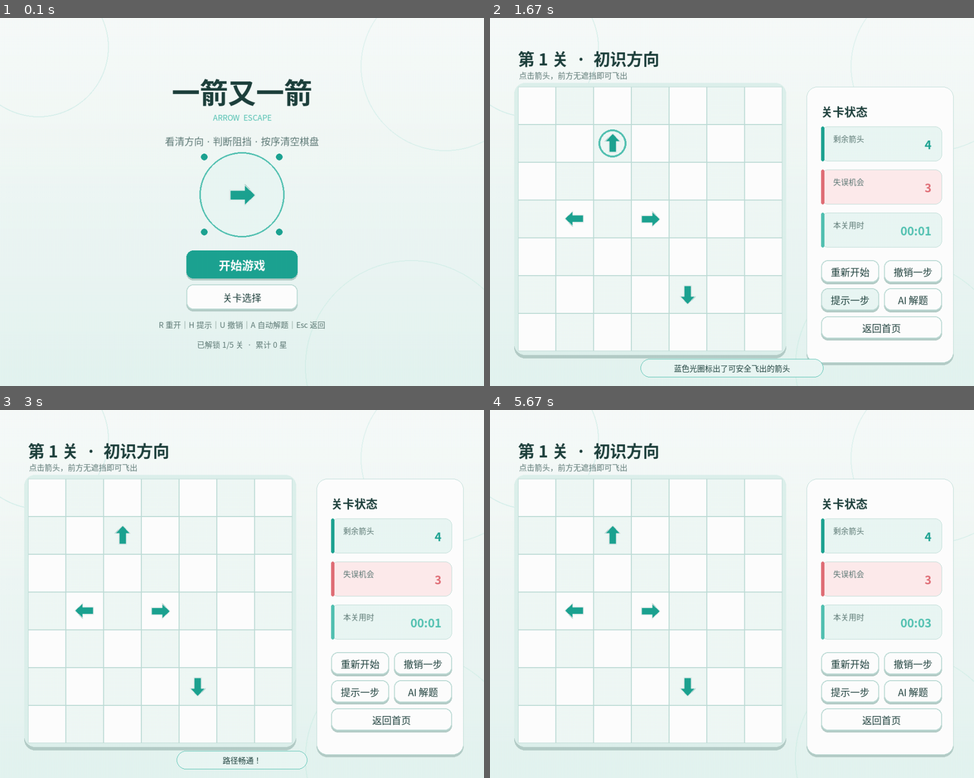
Above: before the commit, frames 1-4 (two rows, left to right).
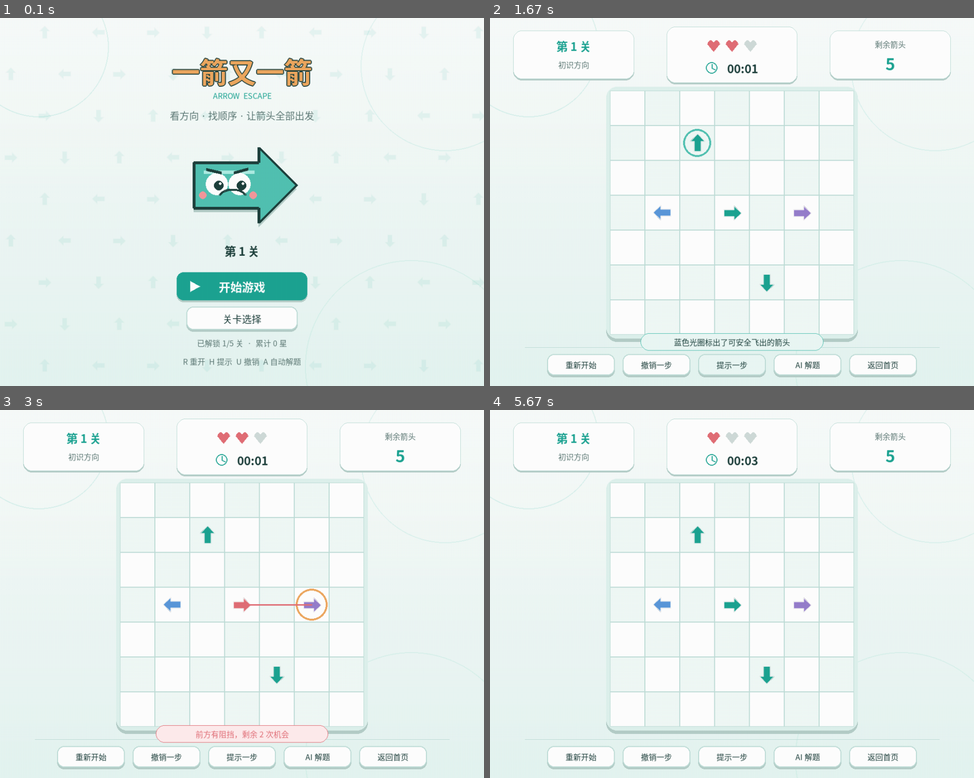
Above: after the commit, the same moments.

Repository: Sqarxx/arrow-escape-pygame
Game: pygame game, started from main.py
The game is run twice, just before and just after one commit, with the same random seed, the same clock (stepped at 60 frames per second) and the same inputs.
Inputs (mouse positions are in pixels of both pictures, inside the frame that each line leads up to):
- Up to frame 1 (0.1 s): no input
- Up to frame 2 (1.67 s): click "开始游戏" at 0.38 s; click (732, 227) at 0.72 s; click (581, 146) at 1.05 s; click "提示一步" at 1.38 s
- Up to frame 3 (3 s): click "AI 解题" at 1.72 s; click (217, 689) at 2.05 s; tap U at 2.33 s; click (242, 605) at 2.72 s
- Up to frame 4 (5.67 s): click (857, 560) at 3.05 s; click (833, 527) at 3.88 s; click (732, 605) at 4.22 s; click (615, 656) at 4.55 s; click (625, 564) at 5.38 s

The runs differ from the first frame. In frame 1, 9.8% of the frame differs, in the area x 32-68%, y 10-95%; in frame 2, 14%; in frame 3, 14%; in frame 4, 15%, in the area x 4-96%, y 2-98%.

Commit message:
style: 重构封面与游戏HUD布局

Diff:
--- a/arrow_game/app.py
+++ b/arrow_game/app.py
@@ -17,9 +17,9 @@
 WINDOW_WIDTH = 1000
 WINDOW_HEIGHT = 760
 FPS = 60
-BOARD_LEFT = 58
-BOARD_TOP = 142
-CELL_SIZE = 78
+BOARD_LEFT = 248
+BOARD_TOP = 150
+CELL_SIZE = 72
 
 BG_TOP = (249, 252, 251)
 BG_BOTTOM = (229, 245, 241)
@@ -37,6 +37,14 @@
 SOFT_TEAL = (234, 248, 245)
 SOFT_RED = (255, 235, 237)
 SHADOW = (180, 205, 200)
+ARROW_COLORS = (
+    (30, 164, 147),
+    (225, 111, 119),
+    (91, 153, 219),
+    (239, 168, 96),
+    (151, 126, 205),
+    (105, 183, 116),
+)
 LEVEL_TIME_TARGETS = (25, 32, 40, 48, 60)
 
 
@@ -217,13 +225,13 @@
         self.font_body = make_font(20)
         self.font_small = make_font(16)
 
-        self.start_button = Button(pygame.Rect(385, 480, 230, 58), "开始游戏")
-        self.select_button = Button(pygame.Rect(385, 550, 230, 52), "关卡选择", False)
-        self.restart_button = Button(pygame.Rect(684, 500, 120, 46), "重新开始", False)
-        self.undo_button = Button(pygame.Rect(814, 500, 120, 46), "撤销一步", False)
-        self.hint_button = Button(pygame.Rect(684, 558, 120, 46), "提示一步", False)
-        self.auto_button = Button(pygame.Rect(814, 558, 120, 46), "AI 解题", False)
-        self.home_button = Button(pygame.Rect(684, 616, 250, 46), "返回首页", False)
+        self.start_button = Button(pygame.Rect(365, 525, 270, 58), "开始游戏")
+        self.select_button = Button(pygame.Rect(385, 596, 230, 48), "关卡选择", False)
+        self.restart_button = Button(pygame.Rect(118, 694, 140, 44), "重新开始", False)
+        self.undo_button = Button(pygame.Rect(274, 694, 140, 44), "撤销一步", False)
+        self.hint_button = Button(pygame.Rect(430, 694, 140, 44), "提示一步", False)
+        self.auto_button = Button(pygame.Rect(586, 694, 140, 44), "AI 解题", False)
+        self.home_button = Button(pygame.Rect(742, 694, 140, 44), "返回首页", False)
         self.select_home_button = Button(pygame.Rect(375, 642, 250, 50), "返回首页", False)
         self.result_primary = Button(pygame.Rect(362, 510, 276, 56), "下一关")
         self.result_secondary = Button(pygame.Rect(362, 580, 276, 50), "重玩本关", False)
@@ -585,49 +593,67 @@
 
     def draw_start_screen(self) -> None:
         mouse = pygame.mouse.get_pos()
-        draw_text(self.screen, "一箭又一箭", self.font_xl, INK, (500, 150), "center")
+        self.draw_arrow_pattern()
+        self.draw_outlined_text(
+            "一箭又一箭",
+            self.font_xl,
+            ORANGE,
+            INK,
+            (500, 108),
+            2,
+        )
         draw_text(
             self.screen,
             "ARROW  ESCAPE",
             self.font_small,
-            CYAN,
-            (500, 205),
-            "center",
-        )
-        draw_text(
-            self.screen,
-            "看清方向 · 判断阻挡 · 按序清空棋盘",
+            BLUE,
+            (500, 160),
+            "center",
+        )
+        draw_text(
+            self.screen,
+            "看方向 · 找顺序 · 让箭头全部出发",
             self.font_body,
             MUTED,
-            (500, 253),
-            "center",
-        )
-        self.draw_logo((500, 365))
+            (500, 200),
+            "center",
+        )
+        self.draw_mascot((500, 345))
         self.start_button.text = (
             "继续游戏" if self.progress.unlocked_level > 0 else "开始游戏"
         )
+        draw_text(
+            self.screen,
+            f"第 {self.progress.unlocked_level + 1} 关",
+            self.font_md,
+            INK,
+            (500, 480),
+            "center",
+        )
         self.start_button.draw(self.screen, self.font_md, mouse)
+        self.draw_play_triangle((401, 554))
         self.select_button.draw(self.screen, self.font_body, mouse)
-        draw_text(
-            self.screen,
-            "R 重开｜H 提示｜U 撤销｜A 自动解题｜Esc 返回",
-            self.font_small,
-            MUTED,
-            (500, 633),
-            "center",
-        )
         total_stars = sum(record.stars for record in self.progress.records.values())
         draw_text(
             self.screen,
             f"已解锁 {self.progress.unlocked_level + 1}/{len(LEVELS)} 关  ·  累计 {total_stars} 星",
             self.font_small,
             MUTED,
-            (500, 674),
+            (500, 671),
+            "center",
+        )
+        draw_text(
+            self.screen,
+            "R 重开  H 提示  U 撤销  A 自动解题",
+            self.font_small,
+            MUTED,
+            (500, 709),
             "center",
         )
 
     def draw_level_select_screen(self) -> None:
         mouse = pygame.mouse.get_pos()
+        self.draw_arrow_pattern()
         draw_text(self.screen, "选择关卡", self.font_xl, INK, (500, 72), "center")
         draw_text(
             self.screen,
@@ -718,42 +744,114 @@
             else:
                 pygame.draw.polygon(self.screen, color, points, 2)
 
-    def draw_logo(self, center: tuple[int, int]) -> None:
-        pygame.draw.circle(self.screen, SOFT_TEAL, center, 88)
-        pygame.draw.circle(self.screen, CYAN, center, 88, 3)
-        arrow = Arrow(0, 0, Direction.RIGHT)
-        self.draw_arrow_icon(self.screen, arrow, center, 68, BLUE)
-        for angle in (45, 135, 225, 315):
-            radians = math.radians(angle)
-            point = (
-                int(center[0] + math.cos(radians) * 110),
-                int(center[1] + math.sin(radians) * 110),
-            )
-            pygame.draw.circle(self.screen, BLUE, point, 7)
+    def draw_outlined_text(
+        self,
+        text: str,
+        font: pygame.font.Font,
+        fill: tuple[int, int, int],
+        outline: tuple[int, int, int],
+        center: tuple[int, int],
+        width: int,
+    ) -> None:
+        for dx in range(-width, width + 1):
+            for dy in range(-width, width + 1):
+                if dx * dx + dy * dy <= width * width:
+                    draw_text(
+                        self.screen,
+                        text,
+                        font,
+                        outline,
+                        (center[0] + dx, center[1] + dy),
+                        "center",
+                    )
+        draw_text(self.screen, text, font, fill, center, "center")
+
+    def draw_arrow_pattern(self) -> None:
+        pattern = pygame.Surface((WINDOW_WIDTH, WINDOW_HEIGHT), pygame.SRCALPHA)
+        directions = (Direction.DOWN, Direction.UP, Direction.LEFT, Direction.RIGHT)
+        for row, y in enumerate(range(30, WINDOW_HEIGHT, 86)):
+            offset = 42 if row % 2 else 0
+            for col, x in enumerate(range(-20 + offset, WINDOW_WIDTH + 40, 112)):
+                arrow = Arrow(0, 0, directions[(row + col) % len(directions)])
+                self.draw_arrow_icon(
+                    pattern,
+                    arrow,
+                    (x, y),
+                    34,
+                    BLUE,
+                    22,
+                )
+        self.screen.blit(pattern, (0, 0))
+
+    def draw_mascot(self, center: tuple[int, int]) -> None:
+        cx, cy = center
+        points = [
+            (cx - 100, cy - 47),
+            (cx + 34, cy - 47),
+            (cx + 34, cy - 78),
+            (cx + 112, cy),
+            (cx + 34, cy + 78),
+            (cx + 34, cy + 47),
+            (cx - 100, cy + 47),
+        ]
+        shadow_points = [(x, y + 8) for x, y in points]
+        pygame.draw.polygon(self.screen, SHADOW, shadow_points)
+        pygame.draw.polygon(self.screen, CYAN, points)
+        pygame.draw.polygon(self.screen, INK, points, 6)
+        pygame.draw.line(
+            self.screen,
+            (174, 235, 226),
+            (cx - 79, cy - 27),
+            (cx + 25, cy - 27),
+            7,
+        )
+        for eye_x in (cx - 52, cx - 5):
+            pygame.draw.circle(self.screen, WHITE, (eye_x, cy - 2), 23)
+            pygame.draw.circle(self.screen, INK, (eye_x + 4, cy + 1), 10)
+            pygame.draw.circle(self.screen, WHITE, (eye_x + 7, cy - 3), 3)
+        pygame.draw.line(
+            self.screen,
+            INK,
+            (cx - 74, cy - 33),
+            (cx - 43, cy - 26),
+            6,
+        )
+        pygame.draw.line(
+            self.screen,
+            INK,
+            (cx - 17, cy - 26),
+            (cx + 12, cy - 34),
+            6,
+        )
+        pygame.draw.arc(
+            self.screen,
+            INK,
+            pygame.Rect(cx - 48, cy + 8, 58, 35),
+            math.radians(15),
+            math.radians(165),
+            4,
+        )
+        pygame.draw.circle(self.screen, (243, 152, 157), (cx - 81, cy + 21), 8)
+        pygame.draw.circle(self.screen, (243, 152, 157), (cx + 23, cy + 21), 8)
+
+    def draw_play_triangle(self, center: tuple[int, int]) -> None:
+        cx, cy = center
+        pygame.draw.polygon(
+            self.screen,
+            WHITE,
+            ((cx - 8, cy - 11), (cx - 8, cy + 11), (cx + 12, cy)),
+        )
 
     def draw_game_screen(self) -> None:
         mouse = pygame.mouse.get_pos()
-        draw_text(
-            self.screen,
-            f"第 {self.level_index + 1} 关  ·  {self.level.name}",
-            self.font_lg,
-            INK,
-            (58, 58),
-        )
-        draw_text(
-            self.screen,
-            "点击箭头，前方无遮挡即可飞出",
-            self.font_small,
-            MUTED,
-            (60, 106),
-        )
+        self.draw_top_hud()
         self.draw_board(mouse)
-        self.draw_side_panel(mouse)
         self.draw_flying_animations()
+        self.draw_bottom_toolbar(mouse)
 
         if self.toast_time > 0:
             toast_width = min(520, max(270, len(self.toast) * 22 + 48))
-            toast = pygame.Rect((WINDOW_WIDTH - toast_width) // 2, 704, toast_width, 38)
+            toast = pygame.Rect((WINDOW_WIDTH - toast_width) // 2, 651, toast_width, 36)
             warning = "阻挡" in self.toast or "失败" in self.toast or "没有" in self.toast
             toast_color = SOFT_RED if warning else SOFT_TEAL
             text_color = RED if warning else INK
@@ -761,6 +859,103 @@
             pygame.draw.rect(self.screen, toast_color, toast, border_radius=19)
             pygame.draw.rect(self.screen, border_color, toast, 1, border_radius=19)
             draw_text(self.screen, self.toast, self.font_small, text_color, toast.center, "center")
+
+    def draw_top_hud(self) -> None:
+        left = pygame.Rect(48, 26, 250, 100)
+        center = pygame.Rect(365, 18, 270, 116)
+        right = pygame.Rect(702, 26, 250, 100)
+        for rect in (left, center, right):
+            pygame.draw.rect(self.screen, SHADOW, rect.move(0, 3), border_radius=18)
+            pygame.draw.rect(self.screen, WHITE, rect, border_radius=18)
+            pygame.draw.rect(self.screen, GRID, rect, 1, border_radius=18)
+
+        draw_text(
+            self.screen,
+            f"第 {self.level_index + 1} 关",
+            self.font_md,
+            BLUE,
+            (left.centerx, left.y + 31),
+            "center",
+        )
+        draw_text(
+            self.screen,
+            self.level.name,
+            self.font_small,
+            MUTED,
+            (left.centerx, left.y + 70),
+            "center",
+        )
+
+        heart_gap = 38
+        heart_start = center.centerx - (self.board.max_mistakes - 1) * heart_gap / 2
+        for index in range(self.board.max_mistakes):
+            color = RED if index < self.board.mistakes_left else (207, 219, 216)
+            self.draw_heart((int(heart_start + index * heart_gap), center.y + 38), 13, color)
+        minutes, seconds = divmod(int(self.elapsed_time), 60)
+        pygame.draw.circle(self.screen, BLUE, (center.centerx - 42, center.y + 85), 12, 2)
+        pygame.draw.line(
+            self.screen,
+            BLUE,
+            (center.centerx - 42, center.y + 85),
+            (center.centerx - 42, center.y + 77),
+            2,
+        )
+        pygame.draw.line(
+            self.screen,
+            BLUE,
+            (center.centerx - 42, center.y + 85),
+            (center.centerx - 35, center.y + 88),
+            2,
+        )
+        draw_text(
+            self.screen,
+            f"{minutes:02d}:{seconds:02d}",
+            self.font_md,
+            INK,
+            (center.centerx + 22, center.y + 85),
+            "center",
+        )
+
+        draw_text(
+            self.screen,
+            "剩余箭头",
+            self.font_small,
+            MUTED,
+            (right.centerx, right.y + 28),
+            "center",
+        )
+        draw_text(
+            self.screen,
+            str(self.board.remaining),
+            self.font_lg,
+            BLUE,
+            (right.centerx, right.y + 67),
+            "center",
+        )
+
+    def draw_heart(
+        self,
+        center: tuple[int, int],
+        size: int,
+        color: tuple[int, int, int],
+    ) -> None:
+        cx, cy = center
+        pygame.draw.circle(self.screen, color, (cx - size // 2, cy - size // 3), size // 2)
+        pygame.draw.circle(self.screen, color, (cx + size // 2, cy - size // 3), size // 2)
+        pygame.draw.polygon(
+            self.screen,
+            color,
+            ((cx - size, cy - size // 4), (cx + size, cy - size // 4), (cx, cy + size)),
+        )
+
+    def draw_bottom_toolbar(self, mouse: tuple[int, int]) -> None:
+        pygame.draw.line(self.screen, GRID, (72, 680), (928, 680), 1)
+        self.auto_button.text = "停止 AI" if self.auto_solving else "AI 解题"
+        self.restart_button.draw(self.screen, self.font_small, mouse)
+        self.undo_button.draw(self.screen, self.font_small, mouse)
+        self.hint_button.draw(self.screen, self.font_small, mouse)
+        self.auto_button.draw(self.screen, self.font_small, mouse)
+        self.home_button.draw(self.screen, self.font_small, mouse)
 
     def draw_board(self, mouse: tuple[int, int]) -> None:
         rect = self.board_rect
@@ -783,11 +978,11 @@
         hover_cell = self.pixel_to_cell(mouse)
         for position, arrow in self.board.arrows.items():
             center = self.cell_center(position)
-            color = BLUE
-            scale = 50
+            color = self.arrow_color(arrow)
+            scale = 47
             if position == hover_cell and self.collision is None:
-                color = BLUE_DARK
-                scale = 56
+                color = tuple(max(0, channel - 24) for channel in color)
+                scale = 53
             if self.hint_position == position:
                 pulse = 31 + int(math.sin(pygame.time.get_ticks() / 140) * 4)
                 pygame.draw.circle(self.screen, CYAN, center, pulse, 4)
@@ -811,6 +1006,12 @@
             start = self.cell_center(self.collision.position)
             end = self.cell_center(self.collision.blocker)
             pygame.draw.line(self.screen, (*RED,), start, end, 3)
+
+    def arrow_color(self, arrow: Arrow) -> tuple[int, int, int]:
+        index = (arrow.row * 3 + arrow.col * 5 + arrow.direction.value[0]) % len(
+            ARROW_COLORS
+        )
+        return ARROW_COLORS[index]
 
     def draw_arrow_icon(
         self,
@@ -846,41 +1047,9 @@
                 animation.arrow,
                 position,
                 52 + int(progress * 12),
-                CYAN,
+                self.arrow_color(animation.arrow),
                 alpha,
             )
-
-    def draw_side_panel(self, mouse: tuple[int, int]) -> None:
-        panel = pygame.Rect(654, 142, 304, 570)
-        pygame.draw.rect(self.screen, SHADOW, panel.move(0, 5), border_radius=22)
-        pygame.draw.rect(self.screen, PANEL, panel, border_radius=22)
-        pygame.draw.rect(self.screen, GRID, panel, 1, border_radius=22)
-        draw_text(self.screen, "关卡状态", self.font_md, INK, (684, 175))
-        self.draw_stat_card((684, 224), "剩余箭头", str(self.board.remaining), BLUE)
-        self.draw_stat_card((684, 313), "失误机会", str(self.board.mistakes_left), RED)
-        minutes, seconds = divmod(int(self.elapsed_time), 60)
-        self.draw_stat_card((684, 402), "本关用时", f"{minutes:02d}:{seconds:02d}", CYAN)
-        self.auto_button.text = "停止 AI" if self.auto_solving else "AI 解题"
-        self.restart_button.draw(self.screen, self.font_body, mouse)
-        self.undo_button.draw(self.screen, self.font_body, mouse)
-        self.hint_button.draw(self.screen, self.font_body, mouse)
-        self.auto_button.draw(self.screen, self.font_body, mouse)
-        self.home_button.draw(self.screen, self.font_body, mouse)
-
-    def draw_stat_card(
-        self,
-        position: tuple[int, int],
-        label: str,
-        value: str,
-        accent: tuple[int, int, int],
-    ) -> None:
-        rect = pygame.Rect(position[0], position[1], 250, 72)
-        fill = SOFT_RED if accent == RED else SOFT_TEAL
-        pygame.draw.rect(self.screen, fill, rect, border_radius=14)
-        pygame.draw.rect(self.screen, GRID, rect, 1, border_radius=14)
-        pygame.draw.rect(self.screen, accent, (rect.x, rect.y, 7, rect.height), border_radius=4)
-        draw_text(self.screen, label, self.font_small, MUTED, (rect.x + 25, rect.y + 13))
-        draw_text(self.screen, value, self.font_md, accent, (rect.right - 22, rect.centery), "midright")
 
     def draw_result_screen(self, success: bool) -> None:
         mouse = pygame.mouse.get_pos()
Not shown, changed: README.md
Binary file changed: docs/screenshots/game.png
Binary file changed: docs/screenshots/levels.png
Binary file changed: docs/screenshots/start.png
Not shown, changed: AIGC_LOG.md
Not shown, changed: BLOG.md
